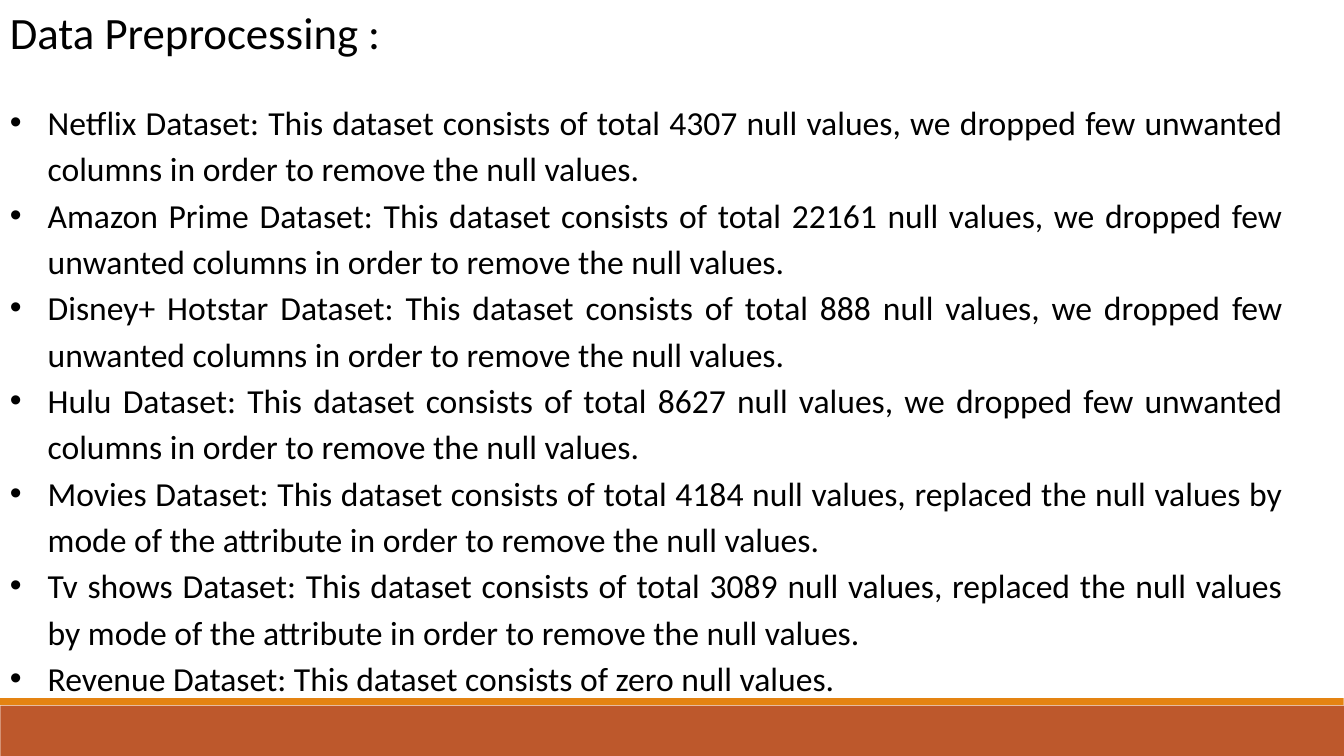
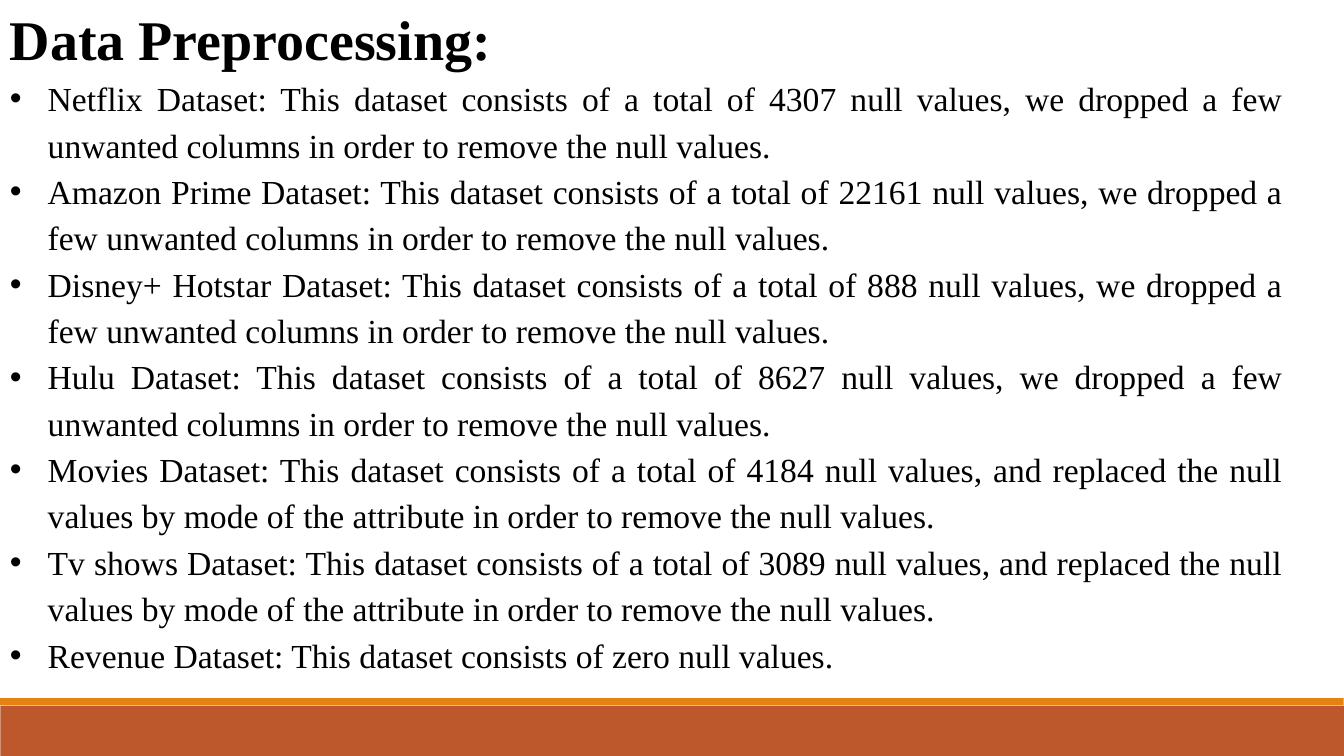
Before and after one commit to Yajas2913/Data-analysis-on-OTT-Platform, a slide deck: slide 7 of EDA_ppt.pptx (slide 4 before the commit). Drawn at 1344x756 pixels with LibreOffice and Linux fonts; fonts in the diff are those of the drawing. Boxes give left, top, right and bottom in pixels: in the first picture for what was removed or moved away, otherwise in the second. Text is boxed around its words. In the diff, an @@ line names an element or a change of style, - is before the commit and + after.

```diff
--- a/EDA_ppt.pptx
+++ b/EDA_ppt.pptx
@@ text at box(10, 21, 1282, 628): text changed; font Calibri to Times New Roman @@
-Data Preprocessing :
-• Netflix Dataset: This dataset consists of total 4307 null values, we dropped few unwanted columns in order to remove the null values.
-• Amazon Prime Dataset: This dataset consists of total 22161 null values, we dropped few unwanted columns in order to remove the null values.
-• Disney+ Hotstar Dataset: This dataset consists of total 888 null values, we dropped few unwanted columns in order to remove the null values.
-• Hulu Dataset: This dataset consists of total 8627 null values, we dropped few unwanted columns in order to remove the null values.
-• Movies Dataset: This dataset consists of total 4184 null values, replaced the null values by mode of the attribute in order to remove the null values.
-• Tv shows Dataset: This dataset consists of total 3089 null values, replaced the null values by mode of the attribute in order to remove the null values.
+Data Preprocessing:
+• Netflix Dataset: This dataset consists of a total of 4307 null values, we dropped a few unwanted columns in order to remove the null values.
+• Amazon Prime Dataset: This dataset consists of a total of 22161 null values, we dropped a few unwanted columns in order to remove the null values.
+• Disney+ Hotstar Dataset: This dataset consists of a total of 888 null values, we dropped a few unwanted columns in order to remove the null values.
+• Hulu Dataset: This dataset consists of a total of 8627 null values, we dropped a few unwanted columns in order to remove the null values.
+• Movies Dataset: This dataset consists of a total of 4184 null values, and replaced the null values by mode of the attribute in order to remove the null values.
+• Tv shows Dataset: This dataset consists of a total of 3089 null values, and replaced the null values by mode of the attribute in order to remove the null values.
@@ text at box(48, 644, 833, 669): font Calibri to Times New Roman in "Revenue Dataset: This dataset consists of zero ..." @@
```
Also in this commit, not shown: 13 other slides changed, 3 slides added, 10 other files.
